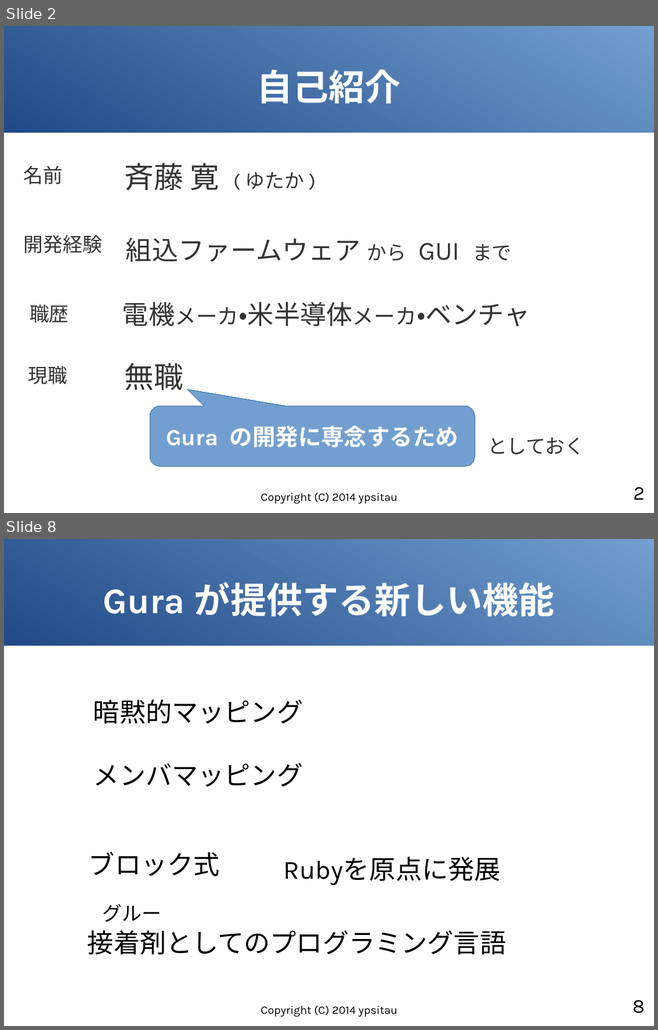
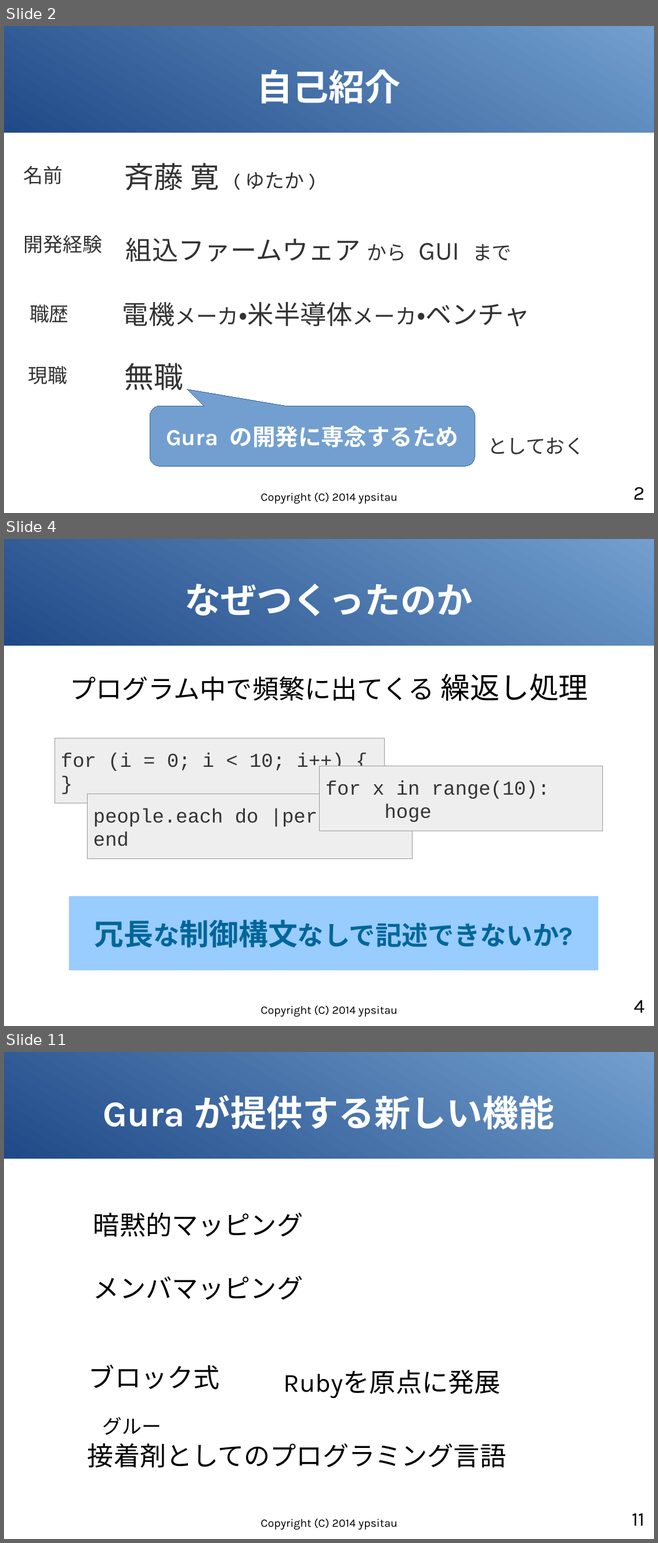
Before and after one commit to gura-lang/gura-doc, a slide deck: presentation/gura-introduction.odp. Shown one above the other, each under a label of ours: slides 2 and 8 before the commit, slides 2, 4 and 11 after it; the slides between them are not shown. The pictures are 658x1030 and 658x1543 pixels, drawn with LibreOffice and Linux fonts; fonts in the diff are those of the drawing. Boxes give left, top, right and bottom in pixels: in the first picture for what was removed or moved away, otherwise in the second. Text is boxed around its words. In the diff, an @@ line names an element or a change of style, - is before the commit and + after.

```diff
--- a/presentation/gura-introduction.odp
+++ b/presentation/gura-introduction.odp
@@ slide 4 added at <box>4,539,654,1026</box>, background #FFFFFF; not listed: 1 template element that a slide beside it also shows @@
@@ title added at <box>184,584,473,616</box>, 44 pt, text #FFFFFF, bold @@
+なぜつくったのか
@@ text added at <box>70,674,588,701</box>, 32 pt, text #000000 @@
+プログラム中で頻繁に出てくる 繰返し処理
@@ rectangle added at <box>55,739,385,803</box>, fill #EEEEEE, outline #999999 0 pt, 24 pt, text #333333 @@
+for (i = 0; i < 10; i++) {
+}
@@ rectangle added at <box>320,766,603,831</box>, fill #EEEEEE, outline #999999 0 pt, 24 pt, text #333333 @@
+for x in range(10):
+hoge
@@ rectangle added at <box>88,794,412,859</box>, fill #EEEEEE, outline #999999 0 pt, 24 pt, text #333333 @@
+people.each do |person|
+end
@@ rectangle added at <box>69,896,598,971</box>, fill #99CCFF, 32 pt, text #006699, bold @@
+冗長な制御構文なしで記述できないか?
@@ text added at <box>260,1006,397,1017</box>, 14 pt, text #000000 @@
+Copyright (C) 2014 ypsitau
@@ page number added at <box>633,1000,644,1013</box>, 24 pt, text #000000 @@
+4
@@ what was slide 8 is now slide 11 @@
@@ page number at <box>632,1513,644,1526</box>: text changed @@
-8
+11
```
Also in this commit, not shown: 5 slides changed, 3 other slides added, 1 slide removed.
